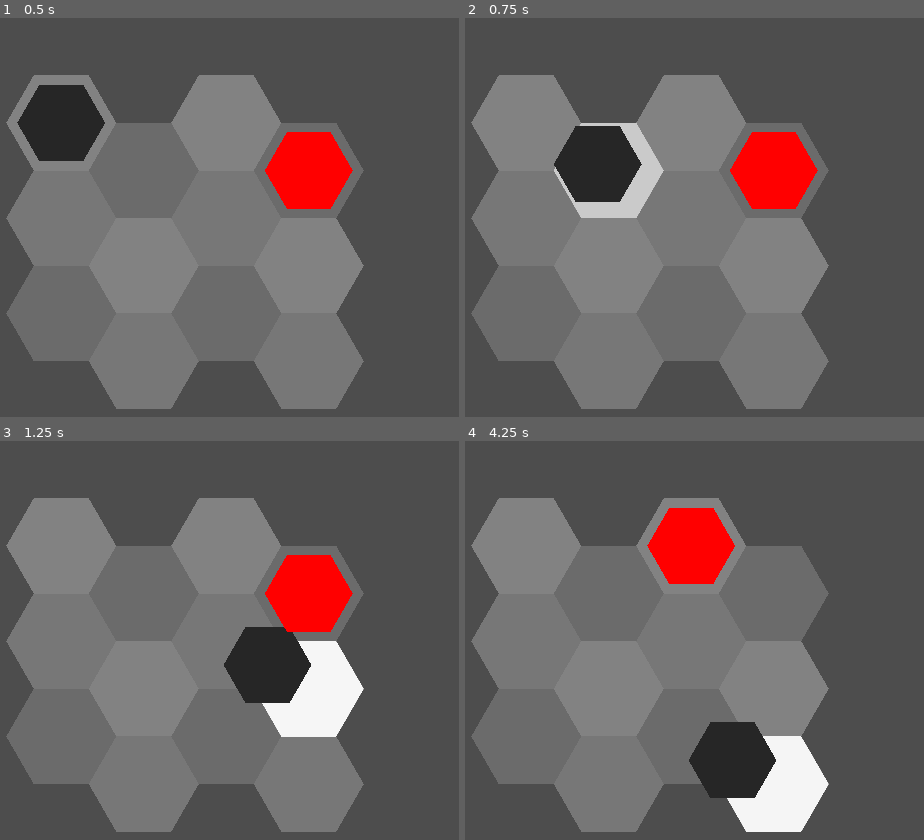
Above: before the commit, frames 1-4 (two rows, left to right).
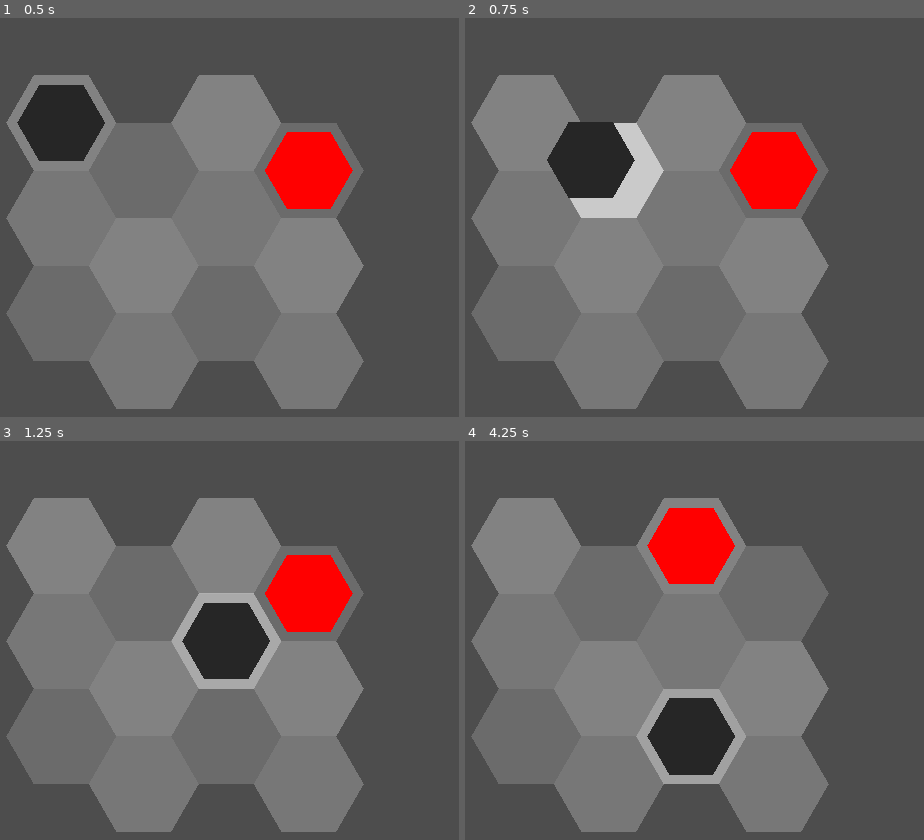
Above: after the commit, the same moments.

Repository: redpebble/sneksagon
Game: Godot game, scene res://scenes/map.tscn
Same seed, same stepped clock (60 frames per second), same inputs: the game is played once before the commit and once after it. Sound files missing from this copy of the repository are replaced by a short silence.
Inputs (mouse positions are in pixels of both pictures, inside the frame that each line leads up to):
- Up to frame 1 (0.5 s): no input
- Up to frame 2 (0.75 s): tap Enter at 0.5 s; move the mouse to (781, 213) at 0.52 s; press the mouse at (781, 213) at 0.53 s; hold D (down-right) from 0.53 s (still down)
- Up to frame 3 (1.25 s): keep holding D (down-right)
- Up to frame 4 (4.25 s): move the mouse to (529, 696) at 1.27 s; release D (down-right) at 1.28 s; release the mouse at (529, 696) at 1.28 s; hold S (down) 1.28-2.03 s; click (529, 696) at 1.35 s; move the mouse to (708, 532) at 2.02 s; press the mouse at (708, 532) at 2.03 s; hold D (down-right) 2.03-2.78 s; move the mouse to (621, 784) at 2.77 s; release the mouse at (621, 784) at 2.78 s; hold W (up) 2.78-3.53 s; click (621, 784) at 2.85 s; move the mouse to (832, 756) at 3.52 s; press the mouse at (832, 756) at 3.53 s; hold A (down-left) from 3.53 s (still down)

Frame 1 is identical in both runs. In frame 2, 0.7% of the frame differs, in the area x 17-39%, y 26-47%; in frame 3, 8.1%, in the area x 37-80%, y 38-75%; in frame 4, 8.1%.

Commit message:
Tweaked collision animation and camera shake values

Diff:
--- a/scenes/camera/camera.gd
+++ b/scenes/camera/camera.gd
@@ -7,4 +7,4 @@
 	GameManager.camera = self
 
 func small_shake() -> void:
-	screen_shake.start(0.25, 20, 4, 0)
+	screen_shake.start(0.25, 30, 8.5, 0)
--- a/scenes/hex/snake_hex.gd
+++ b/scenes/hex/snake_hex.gd
@@ -21,7 +21,7 @@
 		next_segment.move(grid_coords, duration)
 	return super.move(to_coords, duration)
 
-func bump(to_coords : Vector2, amount : float, duration : float):
+func chain_bump(to_coords : Vector2, amount : float, duration : float):
 	var initial_pos = MapManager.get_hex_world_position(grid_coords)
 	var bump_pos = MapManager.get_hex_world_position(to_coords)
 	var bump_vector = initial_pos.direction_to(bump_pos) * amount
@@ -30,16 +30,16 @@
 		move_tween.kill()
 	move_tween = create_tween().set_trans(Tween.TRANS_SINE).set_ease(Tween.EASE_IN)
 	move_tween.tween_property(self, "global_position", initial_pos + bump_vector, duration * 0.5)
-	move_tween.set_trans(Tween.TRANS_LINEAR)
-	move_tween.tween_property(self, "global_position", initial_pos - (bump_vector * 0.3), duration * 0.5)
-	move_tween.set_trans(Tween.TRANS_CUBIC).set_ease(Tween.EASE_OUT)
-	move_tween.tween_property(self, "global_position", initial_pos, duration * 0.4)
+	move_tween.set_trans(Tween.TRANS_SINE).set_ease(Tween.EASE_OUT)
+	move_tween.tween_property(self, "global_position", initial_pos - (bump_vector * 0.3), duration * 0.4)
+	move_tween.set_trans(Tween.TRANS_CUBIC).set_ease(Tween.EASE_IN_OUT)
+	move_tween.tween_property(self, "global_position", initial_pos, duration * 0.5)
 	move_tween.finished.connect(_on_move_tween_finished)
 
 	var delay_inteval := 0.04
 	await get_tree().create_timer(delay_inteval).timeout
 	if next_segment:
-		next_segment.bump(grid_coords, amount, duration)
+		next_segment.chain_bump(grid_coords, amount, duration)
 
 func _on_move_tween_finished():
 	move_finished.emit()
--- a/scenes/snake.gd
+++ b/scenes/snake.gd
@@ -191,7 +191,7 @@
 
 func collide(collision_coords : Vector2, duration : float):
 	get_tail().move_finished.connect(die)
-	head.bump(collision_coords, 40, duration * 0.9)
+	head.chain_bump(collision_coords, 30, duration * 0.8)
 	collided.emit()
 
 func die():
--- a/scenes/snake.tscn
+++ b/scenes/snake.tscn
@@ -5,7 +5,7 @@
 
 [node name="Snake" type="Node2D"]
 script = ExtResource("1_a5f6l")
-base_move_interval = 0.3
+base_move_interval = 0.35
 
 [node name="MoveSFX" type="AudioStreamPlayer2D" parent="."]
 volume_db = -4.0
